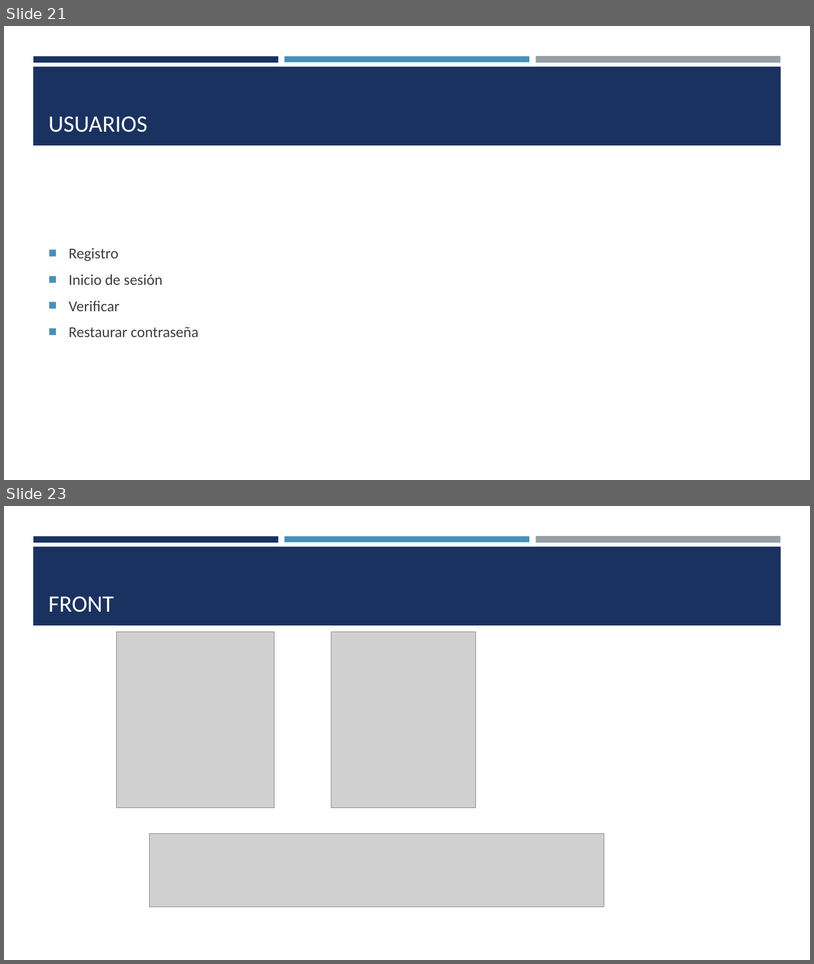
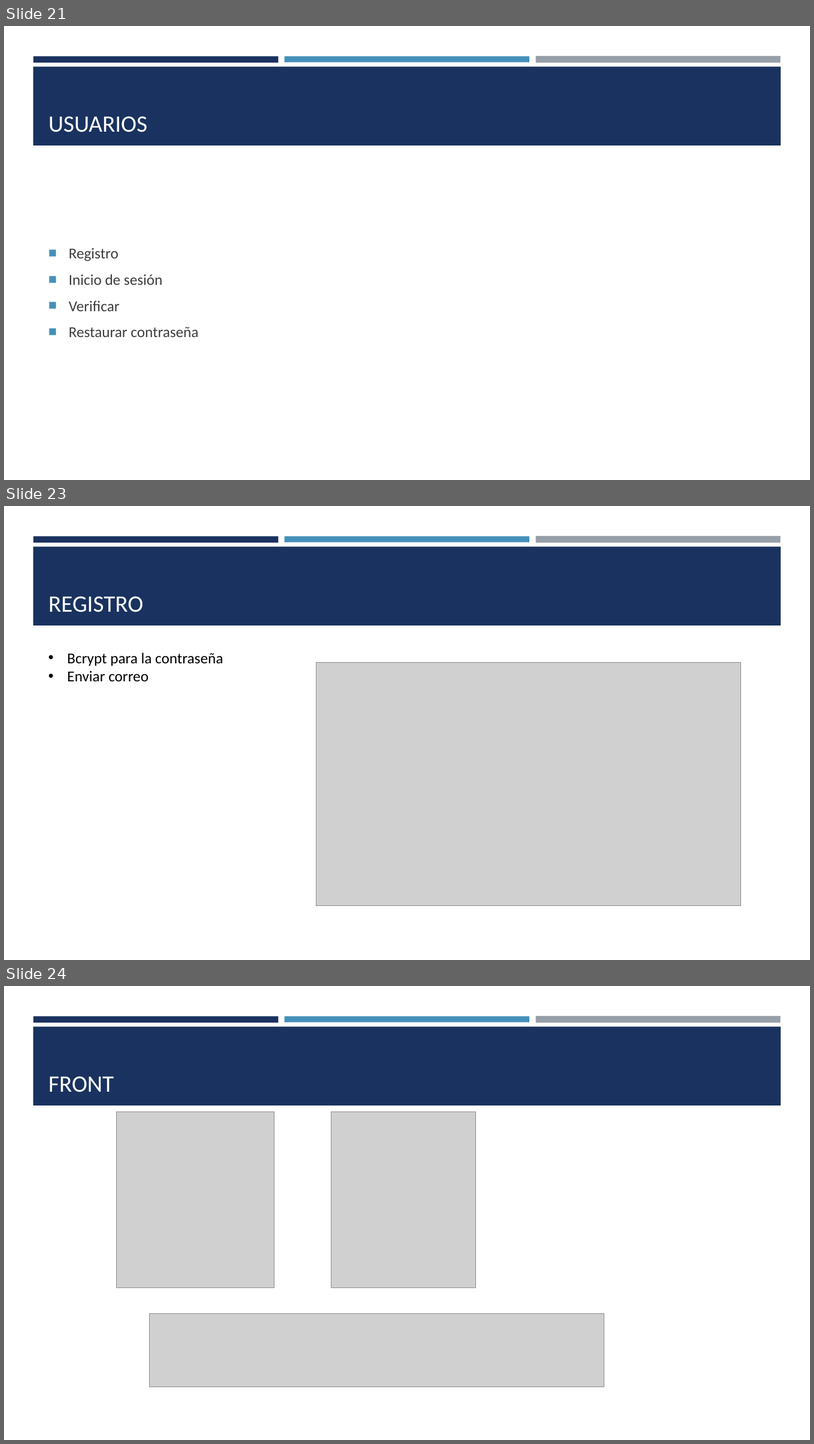
Before and after one commit to xBaank/MadridTransporte, a slide deck: docs/Presentacion TFG.pptx. Shown one above the other, each under a label of ours: slides 21 and 23 before the commit, slides 21, 23 and 24 after it; the slides between them are not shown. The pictures are 814x964 and 814x1444 pixels, drawn with LibreOffice and Linux fonts; fonts in the diff are those of the drawing; grey boxes stand for pictures. Boxes give left, top, right and bottom in pixels: in the first picture for what was removed or moved away, otherwise in the second. Text is boxed around its words. In the diff, an @@ line names an element or a change of style, - is before the commit and + after.

```diff
--- a/docs/Presentacion TFG.pptx
+++ b/docs/Presentacion TFG.pptx
@@ slide 23 added at [4,506,810,960], background #FFFFFF; not listed: 4 template elements that a slide beside it also shows @@
@@ title added at [48,596,143,612], 28 pt, text #FFFFFF @@
+REGISTRO
@@ text added at [67,652,223,681], 18 pt, text #000000 @@
+• Bcrypt para la contraseña
+• Enviar correo
@@ picture added at [317,662,741,905] @@
@@ what was slide 23 is now slide 24 @@
```
Also in this commit, not shown: 3 slides changed, 5 other slides added, 1 other file.
